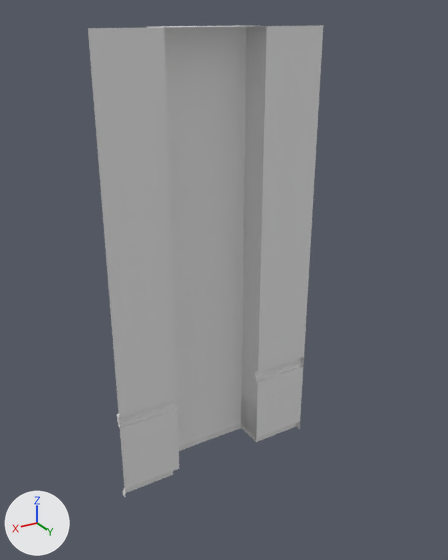
A saved change to the FBX model Unity_Final/Assets/Mitch/MN_Assets/Modular/SM_WallPillar_A_4x2.fbx.
Before and after are seen from a 50 mm camera at (3.52, 4.29, 4.09) aimed at (1.05, 0.17, 2.03). Lighting does not change. The marker at lower left points along +X, +Y and +Z. Where no turn or scale is listed for an object, it has been applied to the vertices.

Objects in the first picture: 'SM_WallPillar_A_4x2'.
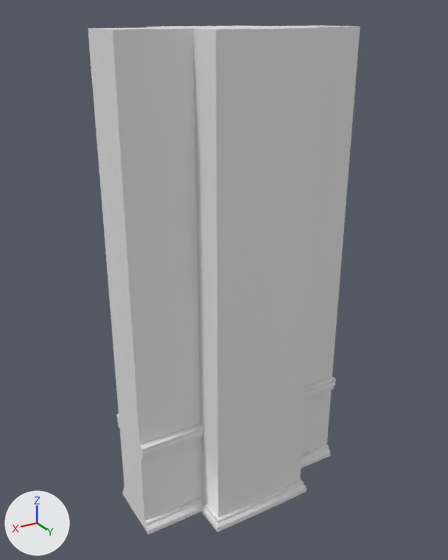
Where the newer file only moved an object's origin or applied its transform, the numbers keep the older frame.

The change, as a diff of the scene's bpy script:
```diff
--- a/Unity_Final/Assets/Mitch/MN_Assets/Modular/SM_WallPillar_A_4x2.fbx.py
+++ b/Unity_Final/Assets/Mitch/MN_Assets/Modular/SM_WallPillar_A_4x2.fbx.py
@@ me_mesh @@
 # used by ob_sm_wallpillar_a_4x2; location = (0.0, 0.0, 0.0)
-me_mesh.from_pydata(...)  # 141 vertices, 146 faces; spans x 0.0..2.0, y -0.35..0.0, z 0.0..4.0
+me_mesh.from_pydata(...)  # 282 vertices, 318 faces; spans x 0.0..2.0, y -0.35..0.79, z 0.0..4.0
+# me_mesh part 1
+# 83 vertices are added at x 0.0..2.0, y 0.45..0.79, z 0.0..0.97
+# 23 new vertices lie (0.0, 0.44, 0.0) away from vertices in x 0.0..2.0, y 0.0, z 0.0..4.0
+# 6 new vertices lie (0.0, 0.04, 0.0) away from vertices in x 0.0..2.0, y 0.44, z 0.04..0.9
+# 8 new vertices lie (-0.56, 0.0, 0.0) away from vertices in x 2.0, y 0.44..0.49, z 0.1..0.9
+# 10 new vertices lie (0.56, 0.0, 0.0) away from vertices in x 0.0, y 0.44..0.49, z 0.1..0.9
+# 5 new vertices lie (0.0, 0.29, 0.0) away from vertices in x 0.56..1.44, y 0.44, z 0.1..4.0
+# 6 new vertices lie (0.0, 0.28, 0.0) away from vertices in x 0.52..1.48, y 0.5, z 0.0..0.04
+# 172 new faces join them
```

Changed parts and their boxes (x1, y1, x2, y2) in the pictures (448 x 560 px):
'SM_WallPillar_A_4x2', reshaped (16% wider, 8% taller)
    before: (88, 25, 323, 497)
    after: (88, 25, 360, 534)
part 1 of me_mesh, added
    after: (88, 25, 360, 534)
